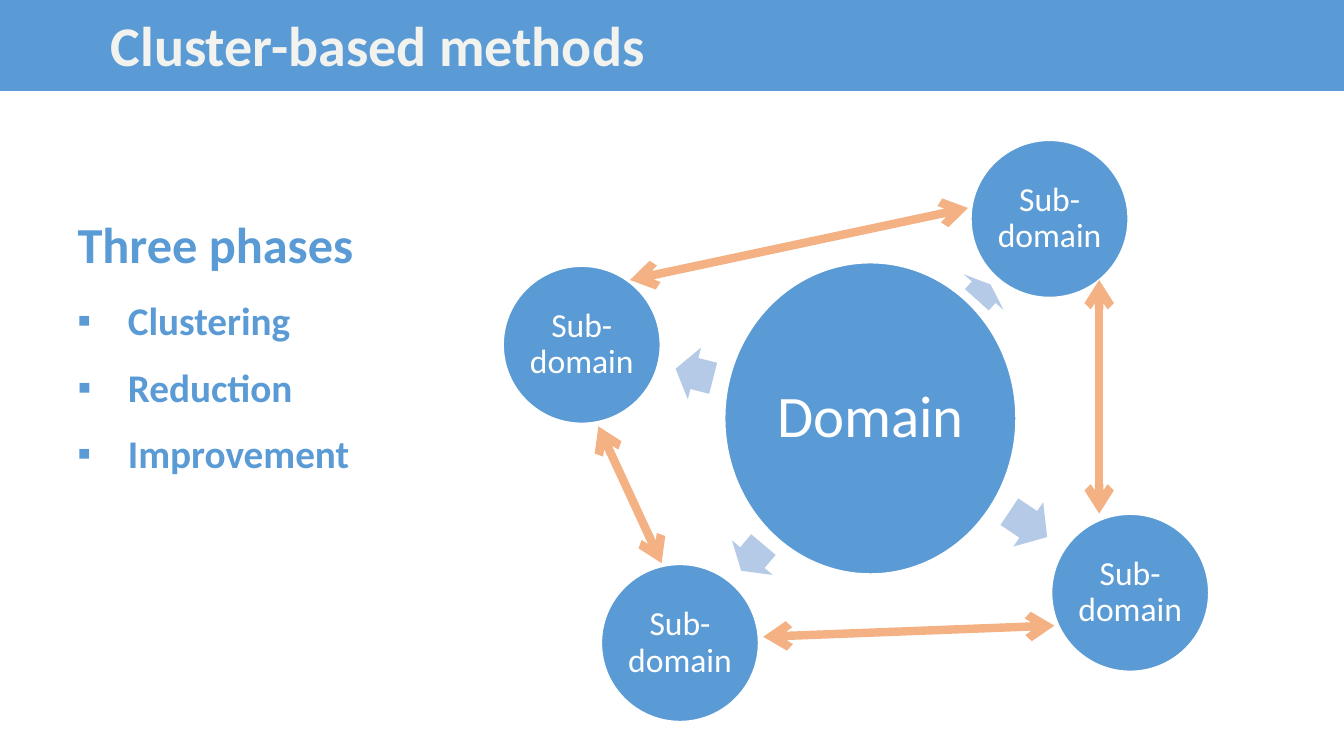
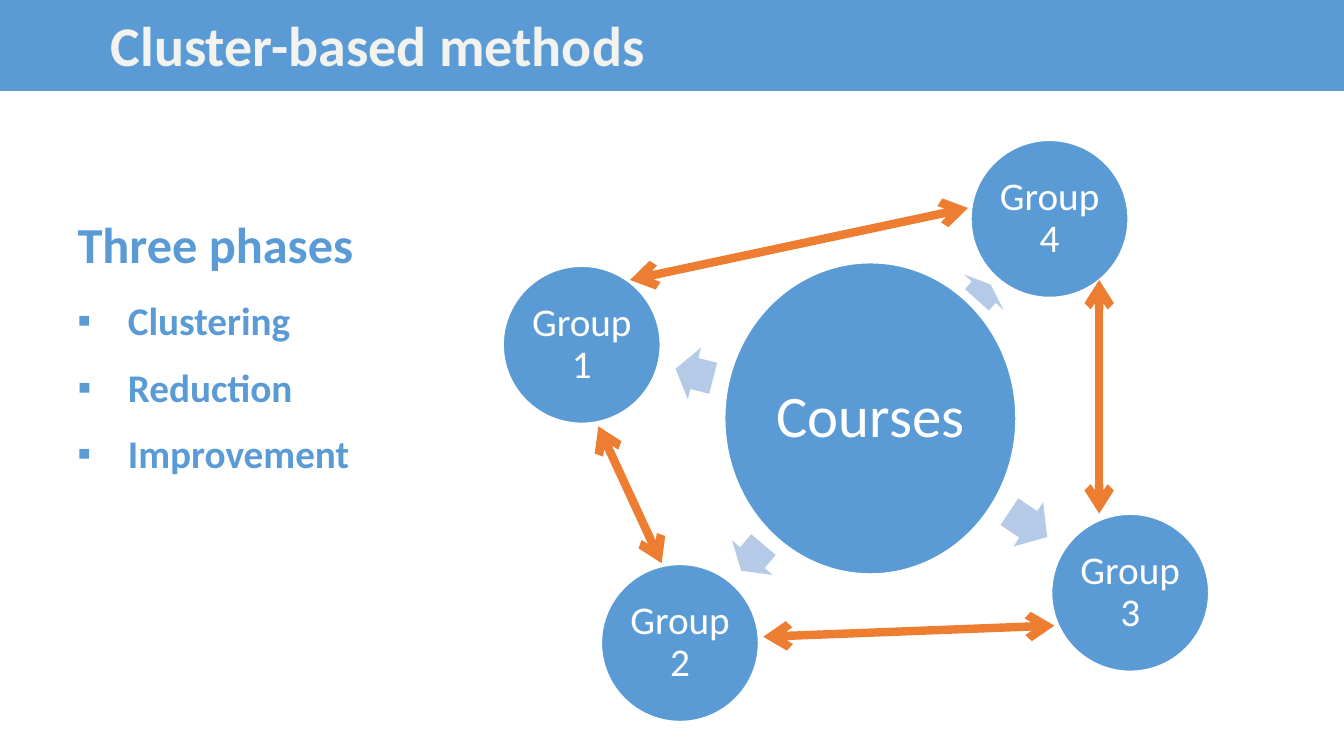
Before and after one commit to bee-lullaby/FinalProject, a slide deck: slide 14 of Documents/FinalReport_FinalYearProject_CongLT_HoaiNV_DucHM_HaNS.pptx. Drawn at 1344x756 pixels with LibreOffice and Linux fonts; fonts in the diff are those of the drawing. Boxes give left, top, right and bottom in pixels: in the first picture for what was removed or moved away, otherwise in the second. Text is boxed around its words. In the diff, an @@ line names an element or a change of style, - is before the commit and + after.

```diff
--- a/Documents/FinalReport_FinalYearProject_CongLT_HoaiNV_DucHM_HaNS.pptx
+++ b/Documents/FinalReport_FinalYearProject_CongLT_HoaiNV_DucHM_HaNS.pptx
@@ double arrow (630, 280) - (968, 208): stroke #F4B183 6 pt to #ED7D31 6 pt @@
@@ text at [1000,184,1099,252]: text changed; size 24 to 28 pt @@
-Sub-domain
+Group 4
@@ double arrow (1099, 280) - (1099, 514): stroke #F4B183 6 pt to #ED7D31 6 pt @@
@@ text at [532,310,631,378]: text changed; size 24 to 28 pt @@
-Sub-domain
+Group 1
@@ text at [776,399,964,438]: text changed @@
-Domain
+Courses
@@ double arrow (599, 426) - (661, 564): stroke #F4B183 6 pt to #ED7D31 6 pt @@
@@ text at [1080,558,1179,626]: text changed; size 24 to 28 pt @@
-Sub-domain
+Group 3
@@ text at [630,608,729,676]: text changed; size 24 to 28 pt @@
-Sub-domain
+Group 2
@@ double arrow (763, 637) - (1055, 626): stroke #F4B183 6 pt to #ED7D31 6 pt @@
```
Also in this commit, not shown: 26 other slides changed, 2 slides added.
